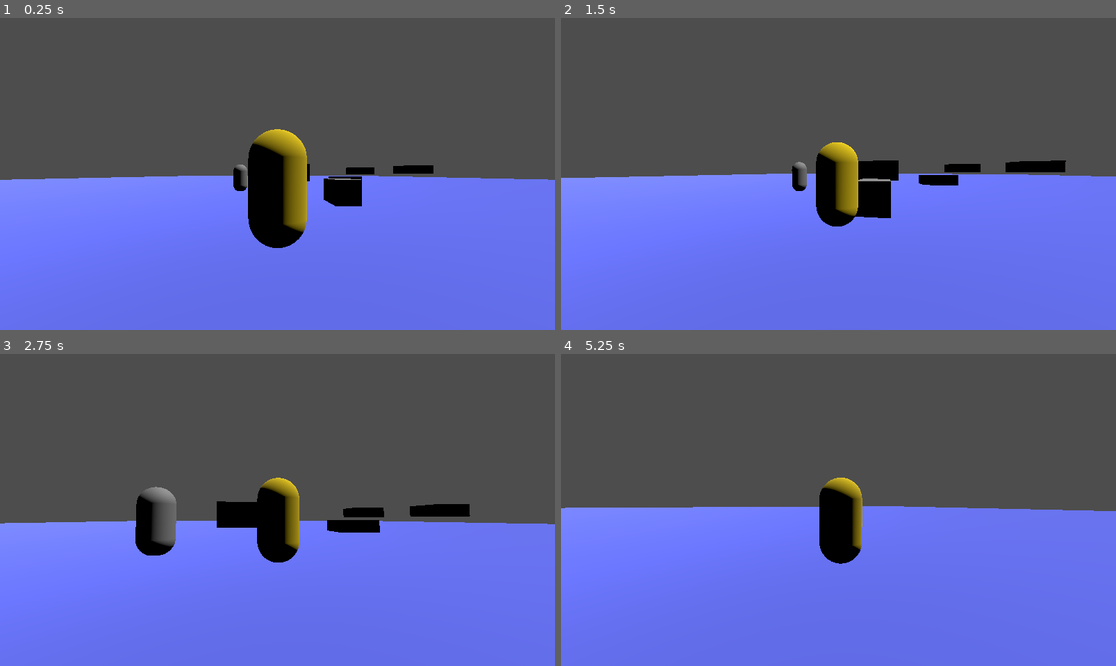
Above: before the commit, frames 1-4 (two rows, left to right).
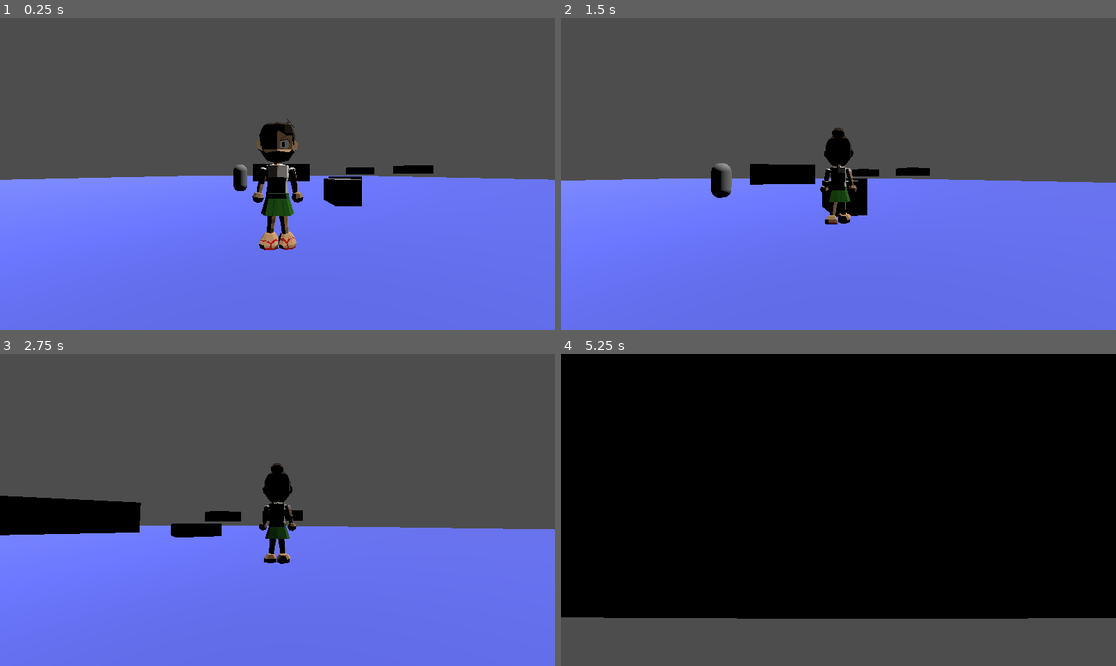
Above: after the commit, the same moments.

Repository: Luiksc/desdq
Game: Godot game, scene res://escenarios/n_1.tscn
Two runs of this game, one before a commit and one after it. Both use one fixed random seed, a clock stepped at 60 frames per second and the inputs below.
Inputs (mouse positions are in pixels of both pictures, inside the frame that each line leads up to):
- Up to frame 1 (0.25 s): no input
- Up to frame 2 (1.5 s): move the mouse to (866, 174) at 0.52 s; press the mouse at (866, 174) at 0.53 s; hold Up (ui_up) from 0.53 s (still down); tap Space (saltar) at 0.77 s; move the mouse to (810, 174) at 1.27 s; release the mouse at (810, 174) at 1.28 s; tap E (interaccion) at 1.35 s
- Up to frame 3 (2.75 s): keep holding Up (ui_up); tap Space (saltar) at 1.52 s; click (249, 510) at 1.55 s; move the mouse to (288, 503) at 2.02 s; press the mouse at (288, 503) at 2.03 s
- Up to frame 4 (5.25 s): move the mouse to (832, 516) at 2.77 s; release the mouse at (832, 516) at 2.78 s; click (832, 516) at 2.85 s; tap Space (saltar) at 3.02, 3.77, 4.52 s; move the mouse to (877, 513) at 3.52 s; press the mouse at (877, 513) at 3.53 s; tap E (interaccion) at 3.6 s; tap Escape (escape) at 4.15 s; move the mouse to (672, 463) at 4.27 s; release Up (ui_up) at 4.28 s; release the mouse at (672, 463) at 4.28 s; hold Left (ui_left) 4.28-5.03 s; click (672, 463) at 4.35 s; move the mouse to (866, 510) at 5.02 s; press the mouse at (866, 510) at 5.03 s; hold Down (ui_down) from 5.03 s (still down)

The runs differ from the first frame. In frame 1, 3.1% of the frame differs, in the area x 44-56%, y 32-75%; in frame 2, 5.4%; in frame 3, 7.9%; in frame 4, 99%, in the area x 0-100%, y 0-100%.

Commit message:
modelos y animaciones

Diff:
--- a/escenarios/juador/character_body_3d.tscn
+++ b/escenarios/juador/character_body_3d.tscn
@@ -1,43 +1,26 @@
-[gd_scene load_steps=10 format=3 uid="uid://cf5p26uaj7snn"]
+[gd_scene load_steps=7 format=3 uid="uid://cf5p26uaj7snn"]
 
 [ext_resource type="Script" path="res://escenarios/jugador.gd" id="1_he6aj"]
+[ext_resource type="PackedScene" uid="uid://bdktx0ukjf3o3" path="res://modelos/delfina servin/delfina Servin.gltf" id="2_fdxjg"]
 [ext_resource type="Script" path="res://escenarios/scripts/camara_spring_arm_3d.gd" id="2_jglub"]
 [ext_resource type="Script" path="res://escenarios/juador/seguimiento de camara.gd" id="3_hqykb"]
 
 [sub_resource type="CapsuleShape3D" id="CapsuleShape3D_1q4m4"]
 
-[sub_resource type="StandardMaterial3D" id="StandardMaterial3D_he6aj"]
-albedo_color = Color(0.92, 0.797333, 0, 1)
-
-[sub_resource type="CapsuleMesh" id="CapsuleMesh_he6aj"]
-material = SubResource("StandardMaterial3D_he6aj")
-
-[sub_resource type="StandardMaterial3D" id="StandardMaterial3D_jvk27"]
-albedo_color = Color(0.681584, 0.422495, 0.077547, 1)
-
-[sub_resource type="BoxMesh" id="BoxMesh_24u8i"]
-material = SubResource("StandardMaterial3D_jvk27")
-size = Vector3(0.5, 0.2, 1)
-
 [sub_resource type="SphereShape3D" id="SphereShape3D_ir053"]
 radius = 0.3
 
 [node name="jugon" type="CharacterBody3D" groups=["jugon"]]
-transform = Transform3D(1, 0, 0, 0, 1, 0, 0, 0, 1, 0.00116591, 0, 0)
+transform = Transform3D(1.19249e-08, 0, -1, 0, 1, 0, 1, 0, 1.19249e-08, 0.00116591, 0, 0)
 collision_layer = 2
 script = ExtResource("1_he6aj")
+
+[node name="blockbench_export" parent="." instance=ExtResource("2_fdxjg")]
+transform = Transform3D(-3.0598e-08, 0, -0.7, 0, 0.7, 0, 0.7, 0, -3.0598e-08, 0, 0, 0)
 
 [node name="CollisionShape3D" type="CollisionShape3D" parent="."]
 transform = Transform3D(1, 0, 0, 0, 1, 0, 0, 0, 1, -0.00574918, 1, 1.23927e-08)
 shape = SubResource("CapsuleShape3D_1q4m4")
-
-[node name="MeshInstance3D" type="MeshInstance3D" parent="."]
-transform = Transform3D(1, 0, 7.10543e-15, 0, 1, 0, -7.10543e-15, 0, 1, 0.00212503, 1, 0.150069)
-mesh = SubResource("CapsuleMesh_he6aj")
-
-[node name="MeshInstance3D2" type="MeshInstance3D" parent="."]
-transform = Transform3D(1, 0, 7.10543e-15, 0, 1, 0, -7.10543e-15, 0, 1, 0.00821304, 1.35281, -0.150069)
-mesh = SubResource("BoxMesh_24u8i")
 
 [node name="pivote" type="Node3D" parent="."]
 transform = Transform3D(1, 0, 0, 0, 1, 0, 0, 0, 1, 0, 1.24271, 0)
--- a/escenarios/jugador.gd
+++ b/escenarios/jugador.gd
@@ -1,8 +1,10 @@
 extends CharacterBody3D
 
-@onready var modelo: Node3D = $MeshInstance3D
-@onready var modelo2: Node3D = $MeshInstance3D2
-@onready var pivote: Node3D = $pivote              # nodo de la cámara
+
+
+@onready var pivote: Node3D = $pivote
+@onready var piel: Node3D = $blockbench_export
+@onready var animaciones : AnimationPlayer = $blockbench_export/AnimationPlayer       # nodo de la cámara
 
 var velo_max : float = 11
 @export var vel_rotacion: float = 10.0 # qué tan rápido rota el personaje
@@ -18,11 +20,12 @@
 var estuvo_suelo: bool = true
 var puede_moverse: bool = true
 var mouse_cam: bool= true #bloquea la camara al presionar escape
+var input_direccion := Vector3.ZERO
 
 @export var tiem_jump_buffer: float = 0.15
 @export var tiem_coyote: float = 0.15
 
-
+const  LERP_VAL = .15
 
 
 func _ready() -> void:
@@ -33,6 +36,11 @@
 func _physics_process(delta: float) -> void: #se comprueba 60 veces por segundo, siendo un bucle
 	moviminto(delta)
 	move_and_slide()
+
+	if input_direccion.length()>0.1:
+		animaciones.play("odipara")
+	else:
+		animaciones.play("oha'aro")
 
 func saltar():
 	velocity.y = fuerza_salto
@@ -51,7 +59,7 @@
 		return
 
 	#   DIRECCION con input
-	var input_direccion := Vector3.ZERO
+
 	input_direccion.x = Input.get_axis("ui_left", "ui_right")
 	input_direccion.z = Input.get_axis("ui_up", "ui_down")
 	input_direccion = input_direccion.normalized() # normaliza y regulariza movement
@@ -87,11 +95,16 @@
 		var direccion = (pivote.global_transform.basis * input_direccion)
 		direccion.y = 0
 		direccion = direccion.normalized()
+		piel.rotation.y= lerp_angle(piel.rotation.y, (atan2(direccion.x, direccion.z))+ 3*PI/2, LERP_VAL)
+		# este codigo espera que el modelo mire hacia la direccion z, el modelo esta mal y entonces se compensa
+		#con una rotacion de 3*PI/2 que son 270° en radianes
+
+
 
 		# Rotar
 		var angulo_destino = atan2(direccion.x, direccion.z)
-		modelo.rotation.y = lerp_angle(modelo.rotation.y, angulo_destino, vel_rotacion * delta)
-		modelo2.rotation.y = lerp_angle(modelo2.rotation.y, angulo_destino, vel_rotacion * delta)
+
+
 
 		var target_velocity = direccion * velo_max
 		var velo_horizontal = Vector3(velocity.x, 0, velocity.z)
--- a/escenarios/scripts/camara_spring_arm_3d.gd
+++ b/escenarios/scripts/camara_spring_arm_3d.gd
@@ -18,7 +18,7 @@
 		rotation.x -= event.relative.y * sensi
 		rotation.x = clamp(rotation.x, minim_angulo_vertical, maxim_angulo_vertical)
 
-	if event.is_action_pressed("escape"):
+	if event.is_action_pressed("escape") or event.is_action_pressed("clicki"):
 		if Input.mouse_mode == Input.MOUSE_MODE_CAPTURED:
 			Input.set_mouse_mode(Input.MOUSE_MODE_VISIBLE)
 
--- a/project.godot
+++ b/project.godot
@@ -85,3 +85,8 @@
 "events": [Object(InputEventKey,"resource_local_to_scene":false,"resource_name":"","device":-1,"window_id":0,"alt_press …(192 unchanged characters)…
 ]
 }
+clicki={
+"deadzone": 0.5,
+"events": [Object(InputEventMouseButton,"resource_local_to_scene":false,"resource_name":"","device":-1,"window_id":0,"alt_pressed":false,"shift_pressed":false,"ctrl_pressed":false,"meta_pressed":false,"button_mask":0,"position":Vector2(0, 0),"global_position":Vector2(0, 0),"factor":1.0,"button_index":1,"canceled":false,"pressed":false,"double_click":false,"script":null)
+]
+}
Not shown: 1 places in UI/menutscn.tscn that only renumber resources
Not shown, added: modelos/delfina servin/delfina Servin.gltf
Not shown, added: modelos/delfina servin/delfina Servin.gltf.import
Binary file added: modelos/delfina servin/delfina Servin_0.png
Not shown, added: modelos/delfina servin/delfina Servin_0.png.import
Binary file added: modelos/delfina servin/delfina Servin_1.png
Not shown, added: modelos/delfina servin/delfina Servin_1.png.import
Binary file added: modelos/delfina servin/delfina Servin_10.png
Not shown, added: modelos/delfina servin/delfina Servin_10.png.import
Binary file added: modelos/delfina servin/delfina Servin_11.png
Not shown, added: modelos/delfina servin/delfina Servin_11.png.import
Binary file added: modelos/delfina servin/delfina Servin_12.png
(and 21 more such lines)
